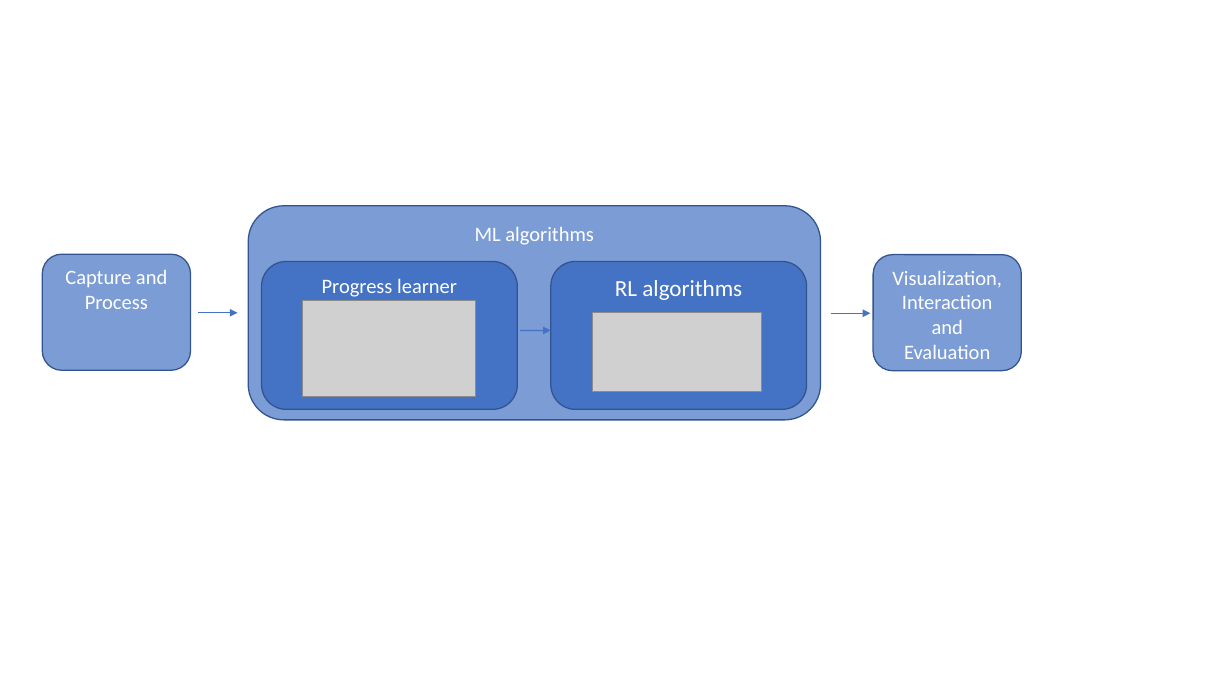
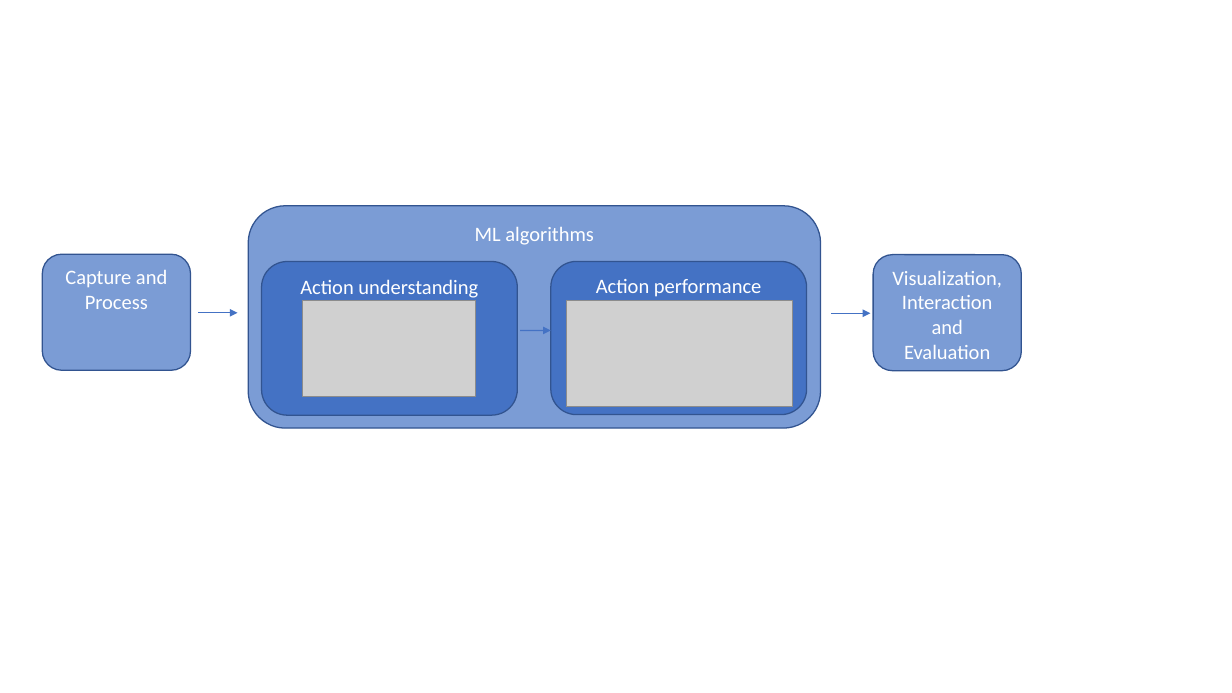
Before and after one commit to tuandnvn/learn-to-perform, a slide deck: slide 16 of miscellanous/shapes.pptx. Drawn at 1232x693 pixels with LibreOffice and Linux fonts; fonts in the diff are those of the drawing; grey boxes stand for pictures. Boxes give left, top, right and bottom in pixels: in the first picture for what was removed or moved away, otherwise in the second. Text is boxed around its words. In the diff, an @@ line names an element or a change of style, - is before the commit and + after.

```diff
--- a/miscellanous/shapes.pptx
+++ b/miscellanous/shapes.pptx
@@ rounded rectangle "ML algorithms": place and size @@
-rounded rectangle "ML algorithms" at [249, 206, 821, 421]
+rounded rectangle "ML algorithms" at [249, 206, 821, 429]
@@ rounded rectangle "Action understanding": place and size @@
-rounded rectangle "Action understanding" at [262, 262, 518, 409]
+rounded rectangle "Action understanding" at [262, 262, 518, 415]
@@ rounded rectangle "Action performance": place and size @@
-rounded rectangle "Action performance" at [551, 262, 807, 409]
+rounded rectangle "Action performance" at [551, 262, 807, 415]
@@ text in rounded rectangle at [300, 279, 478, 298]: text changed @@
-Progress learner
+Action understanding
@@ text in rounded rectangle at [596, 279, 762, 297]: text changed; size 18 to 16 pt @@
-RL algorithms
+Action performance
@@ picture: place and size @@
-picture at [592, 312, 762, 391]
+picture at [567, 301, 793, 408]
```
Also in this commit, not shown: 11 other files.
